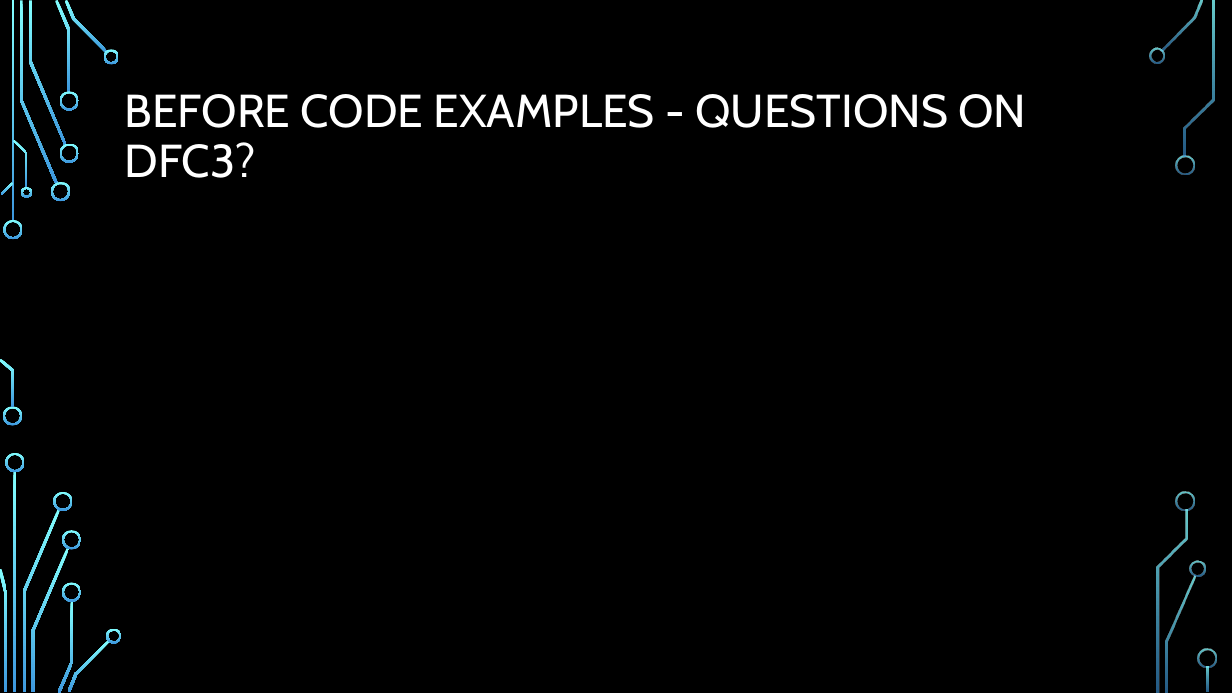
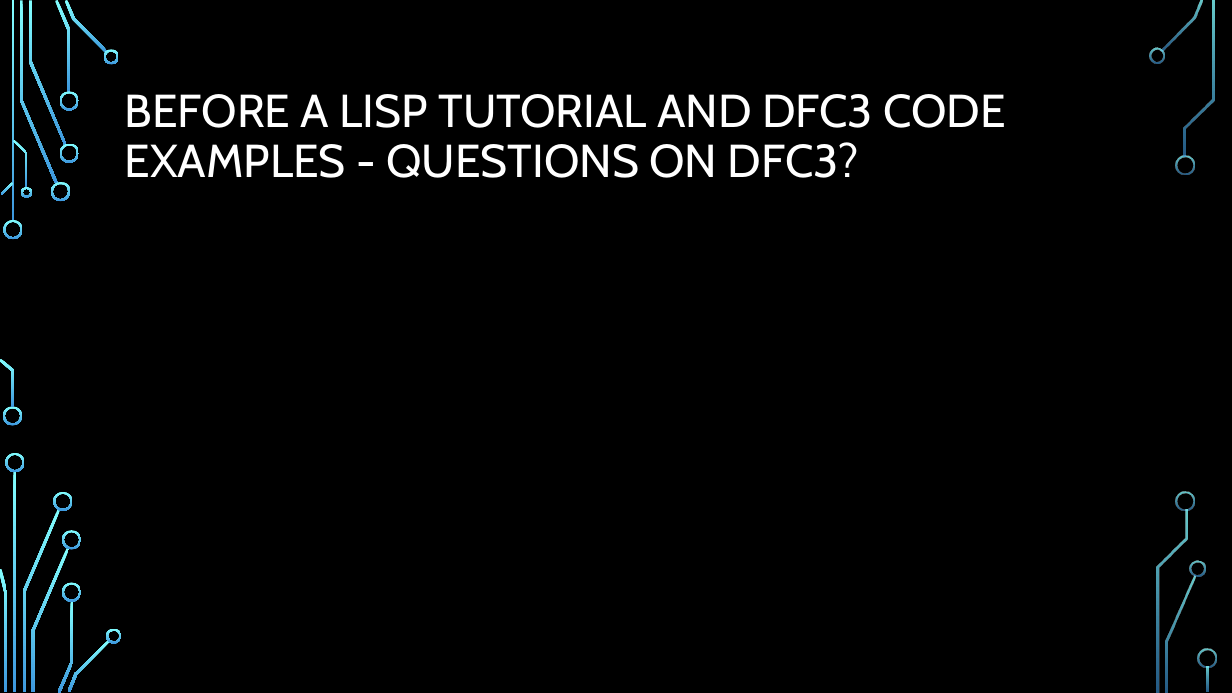
Before and after one commit to durandaltheta/3, a slide deck: slide 16 of DFC3.pptx (slide 24 before the commit). Drawn at 1232x693 pixels with LibreOffice and Linux fonts; fonts in the diff are those of the drawing; background and template pictures are left out. Boxes give left, top, right and bottom in pixels: in the first picture for what was removed or moved away, otherwise in the second. Text is boxed around its words. In the diff, an @@ line names an element or a change of style, - is before the commit and + after.

```diff
--- a/DFC3.pptx
+++ b/DFC3.pptx
@@ title at <box>125,94,1006,178</box>: text changed @@
-BEFORE CODE EXAMPLES - QUESTIONS ON DFC3?
+BEFORE A LISP TUTORIAL AND DFC3 CODE EXAMPLES - QUESTIONS ON DFC3?
```
Also in this commit, not shown: 6 other slides changed, 2 other files.
